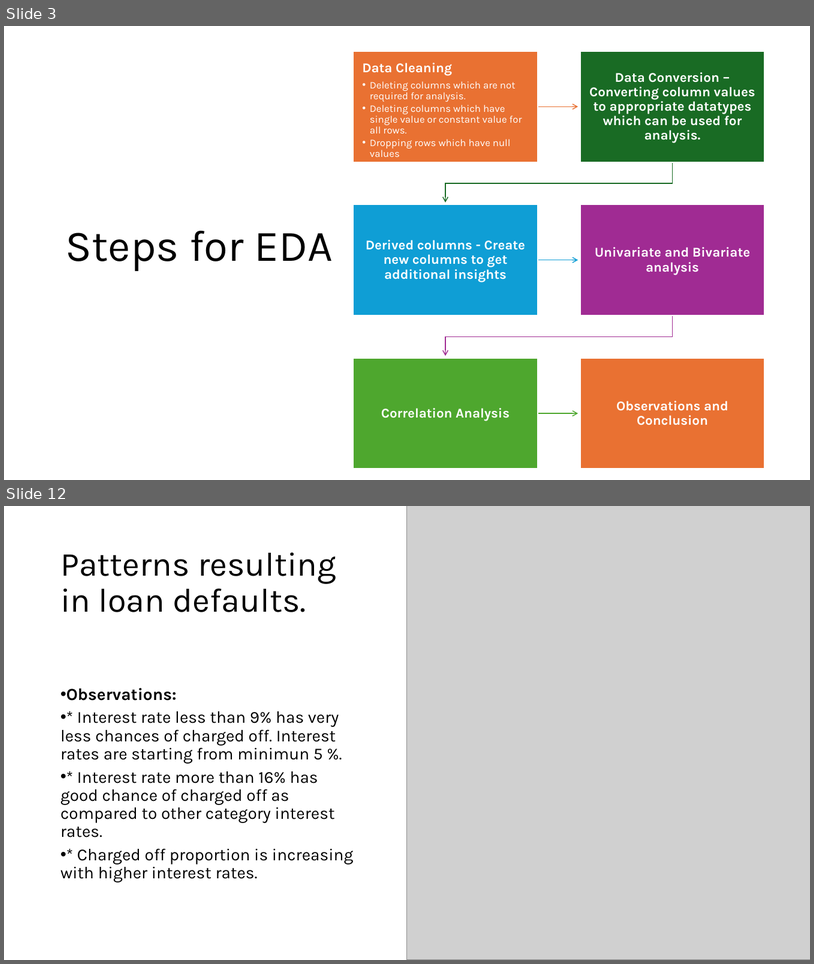
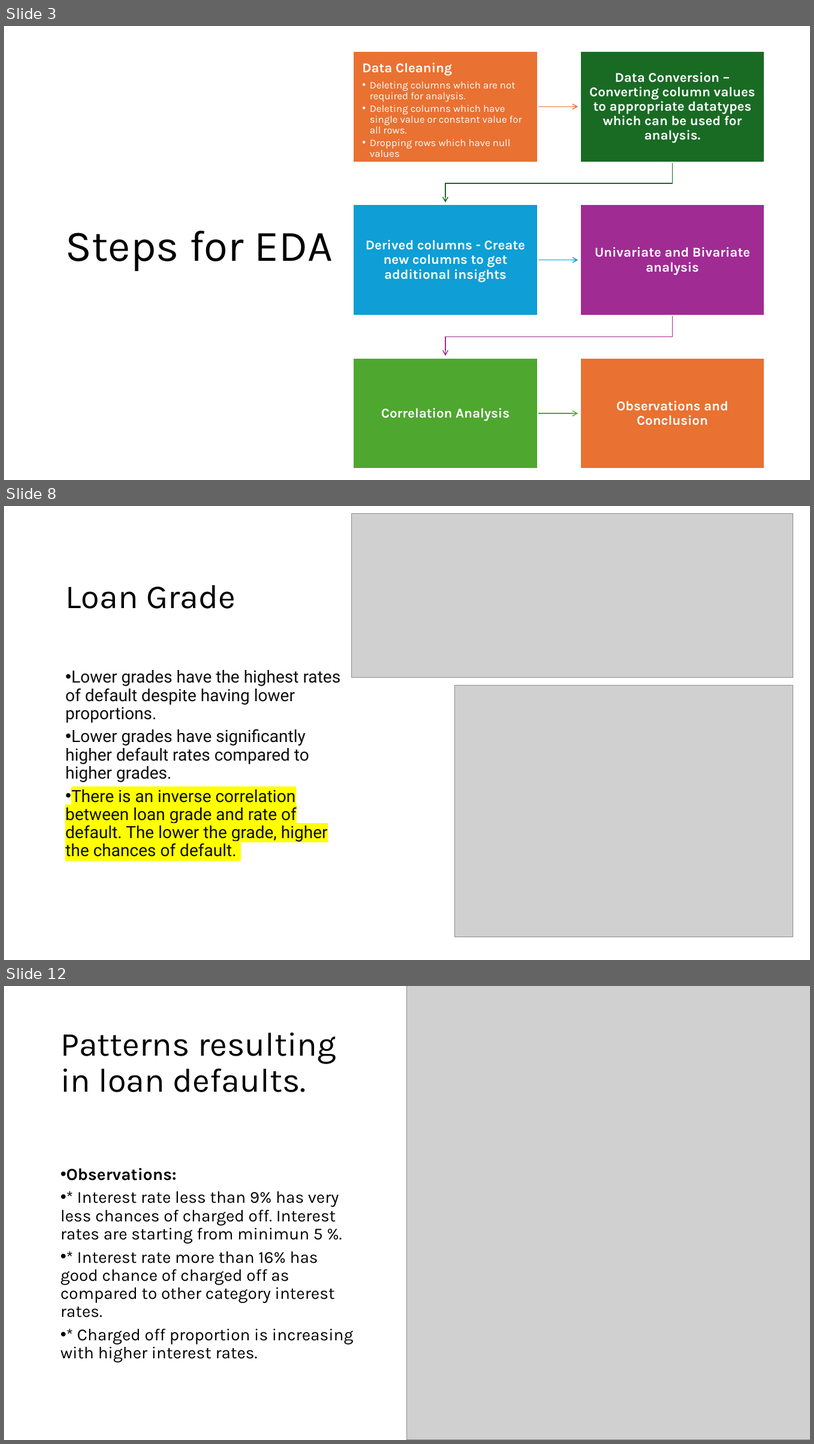
Before and after one commit to cyberpirate92/lending-club-case-study, a slide deck: Lending Club Case Study.pptx. Shown one above the other, each under a label of ours: slides 3 and 12 before the commit, slides 3, 8 and 12 after it; the slides between them are not shown. The pictures are 814x964 and 814x1444 pixels, drawn with LibreOffice and Linux fonts; fonts in the diff are those of the drawing; grey boxes stand for pictures. Boxes give left, top, right and bottom in pixels: in the first picture for what was removed or moved away, otherwise in the second. Text is boxed around its words. In the diff, an @@ line names an element or a change of style, - is before the commit and + after.

```diff
--- a/Lending Club Case Study.pptx
+++ b/Lending Club Case Study.pptx
@@ slide 8 added at [4, 506, 810, 960], background #FFFFFF @@
@@ picture added at [352, 514, 794, 677] @@
@@ title added at [66, 585, 236, 609], 40 pt, text #000000 @@
+Loan Grade
@@ text added at [65, 670, 341, 856], 20 pt, text #0E0E0E @@
+• Lower grades have the highest rates of default despite having lower proportions.
+• Lower grades have significantly higher default rates compared to higher grades.
+• There is an inverse correlation between loan grade and rate of default. The lower the grade, higher the chances of default.
@@ picture added at [455, 685, 794, 937] @@
```
Also in this commit, not shown: 4 slides changed, 3 other slides added, 4 slides removed, 1 other file.
